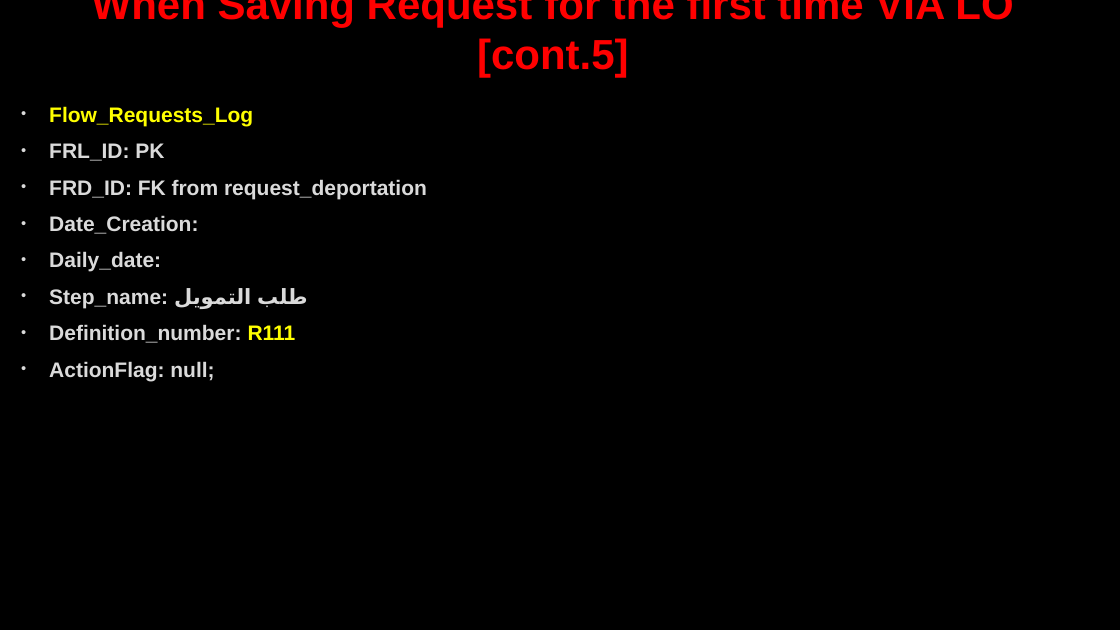
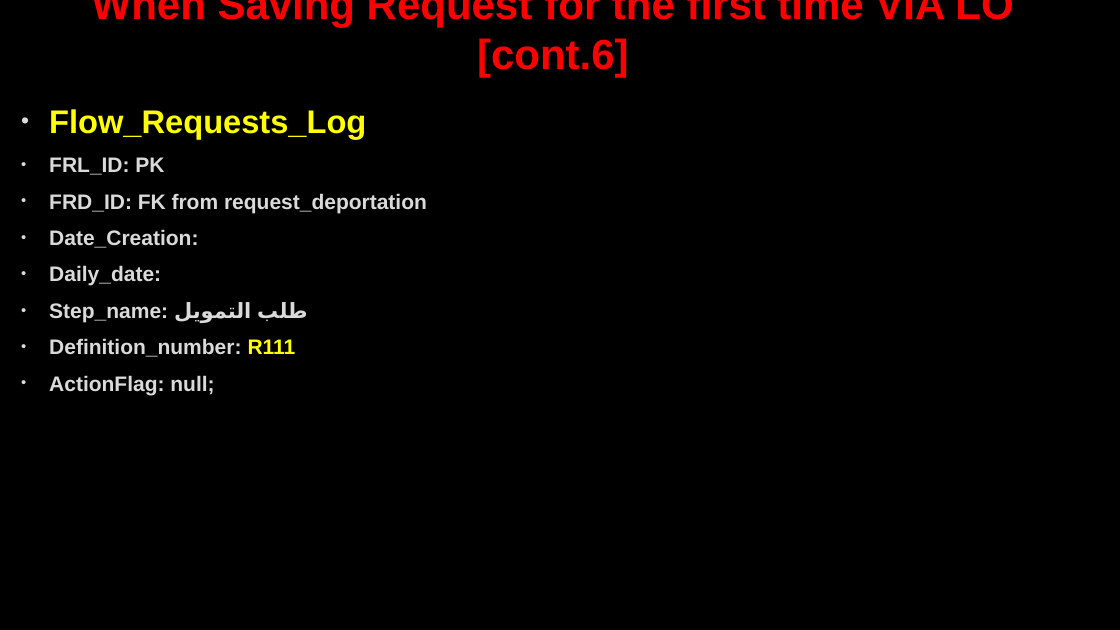
Before and after one commit to AhmedMohamedSamir1/Summary, a slide deck: slide 16 of Dot Net/Business.pptx (slide 21 before the commit). Drawn at 1120x630 pixels with LibreOffice and Linux fonts; fonts in the diff are those of the drawing; background and template pictures are left out. Boxes give left, top, right and bottom in pixels: in the first picture for what was removed or moved away, otherwise in the second. Text is boxed around its words. In the diff, an @@ line names an element or a change of style, - is before the commit and + after.

```diff
--- a/Dot Net/Business.pptx
+++ b/Dot Net/Business.pptx
@@ title at (92, 0, 1013, 78): text changed @@
-When Saving Request for the first time VIA LO [cont.5]
+When Saving Request for the first time VIA LO [cont.6]
@@ text at (49, 109, 366, 139): size 18 to 28 pt in "Flow_Requests_Log"; more space between paragraphs @@
```
Also in this commit, not shown: 27 other slides changed, 64 slides added, 16 slides removed, 8 other files.
